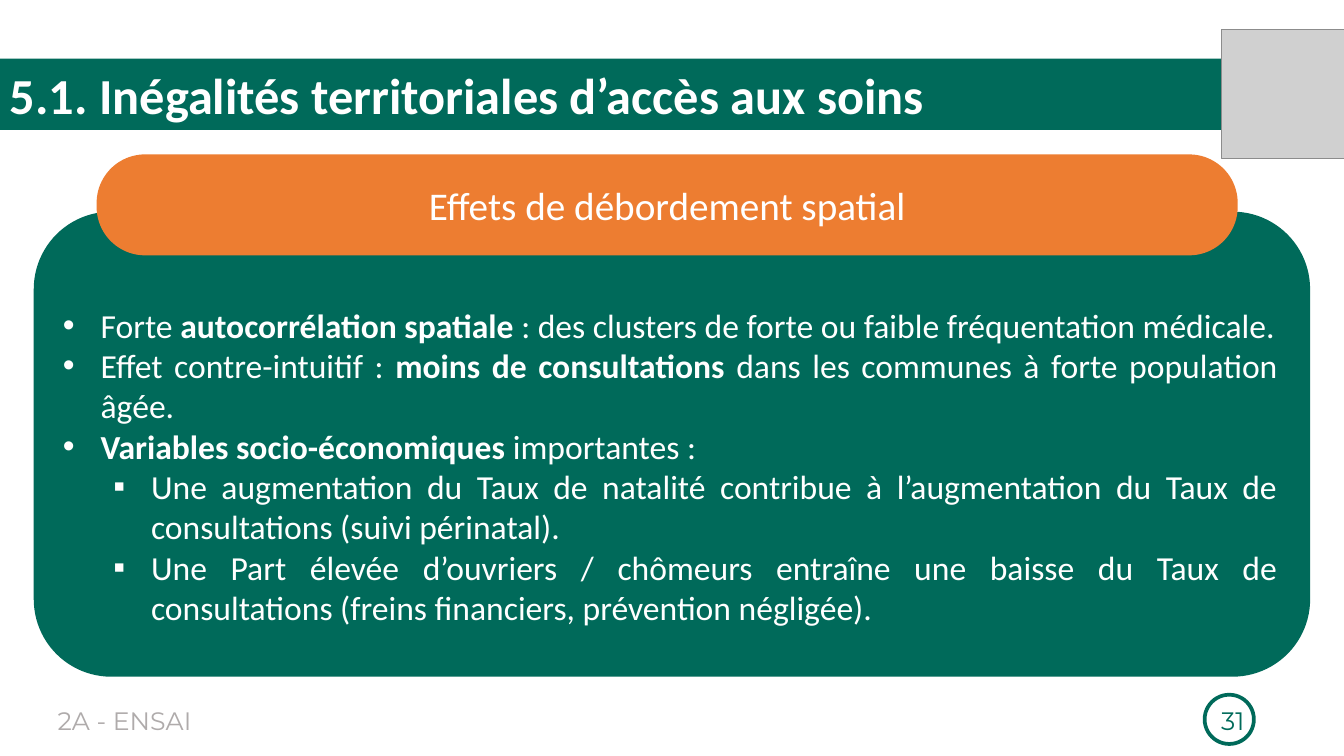
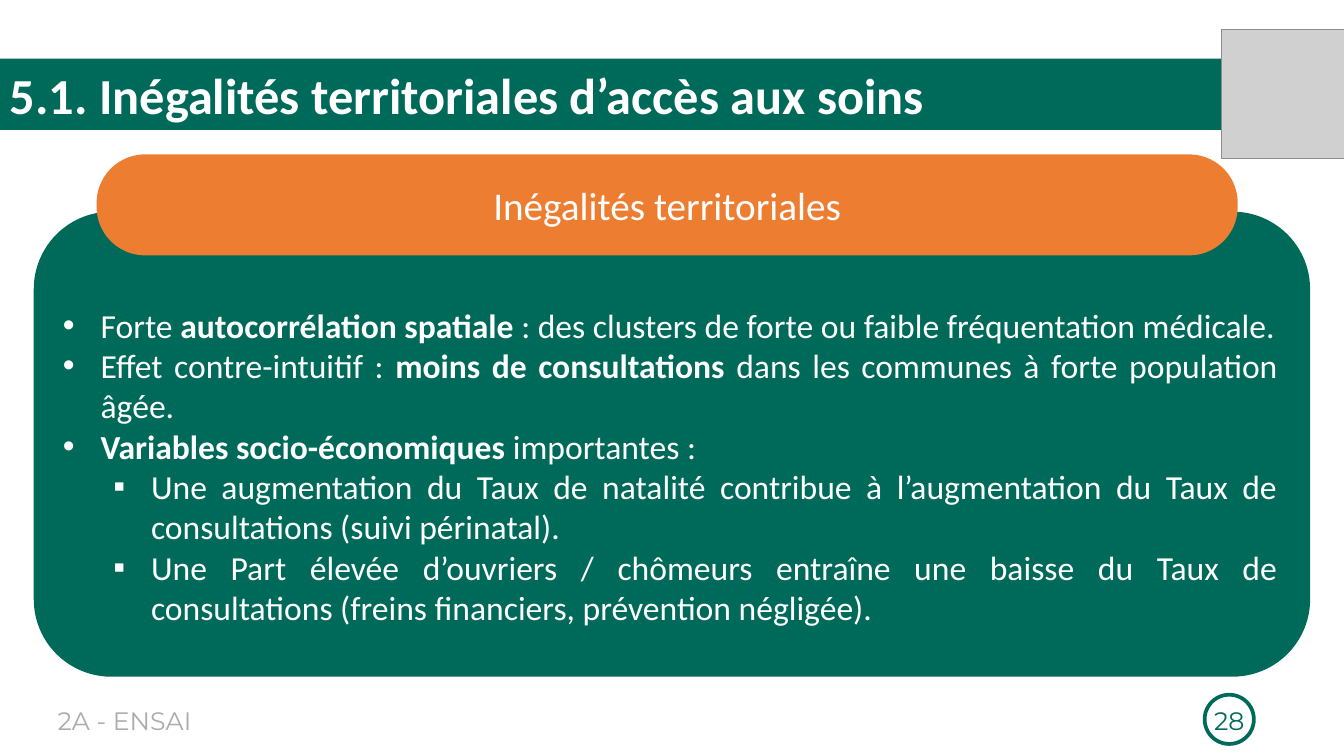
Before and after one commit to Richard-GOZAN/Projet-Stat-2A-Ensai, a slide deck: slide 28 of Présentation/Soutenance_Groupe25.pptx (slide 31 before the commit). Drawn at 1344x756 pixels with LibreOffice and Linux fonts; fonts in the diff are those of the drawing; grey boxes stand for pictures. Boxes give left, top, right and bottom in pixels: in the first picture for what was removed or moved away, otherwise in the second. Text is boxed around its words. In the diff, an @@ line names an element or a change of style, - is before the commit and + after.

```diff
--- a/Présentation/Soutenance_Groupe25.pptx
+++ b/Présentation/Soutenance_Groupe25.pptx
@@ text in rounded rectangle at box(493, 192, 841, 227): text changed @@
-Effets de débordement spatial
+Inégalités territoriales
@@ page number at box(1214, 712, 1244, 737): text changed @@
-31
+28
```
Also in this commit, not shown: 7 other slides changed, 3 slides removed.
